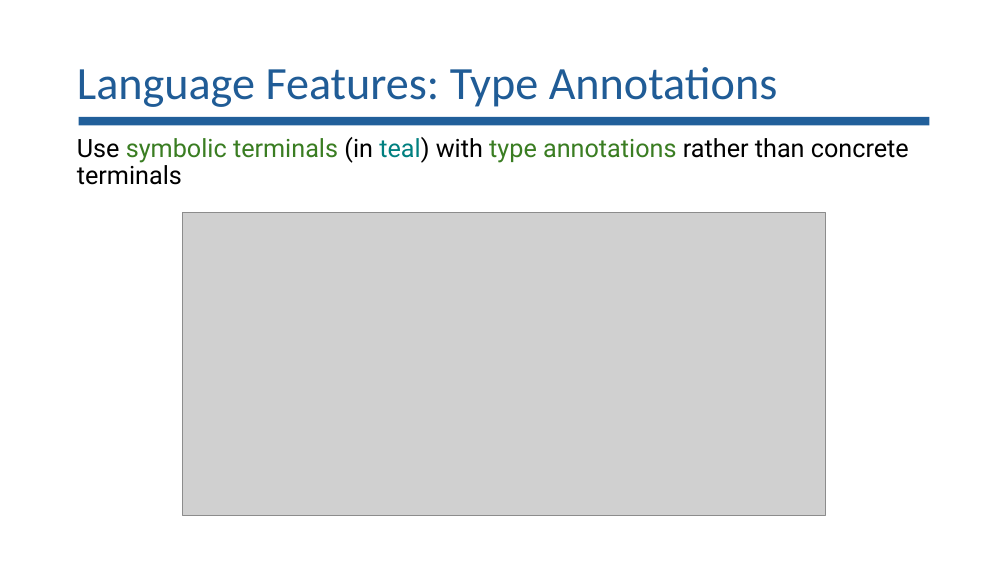
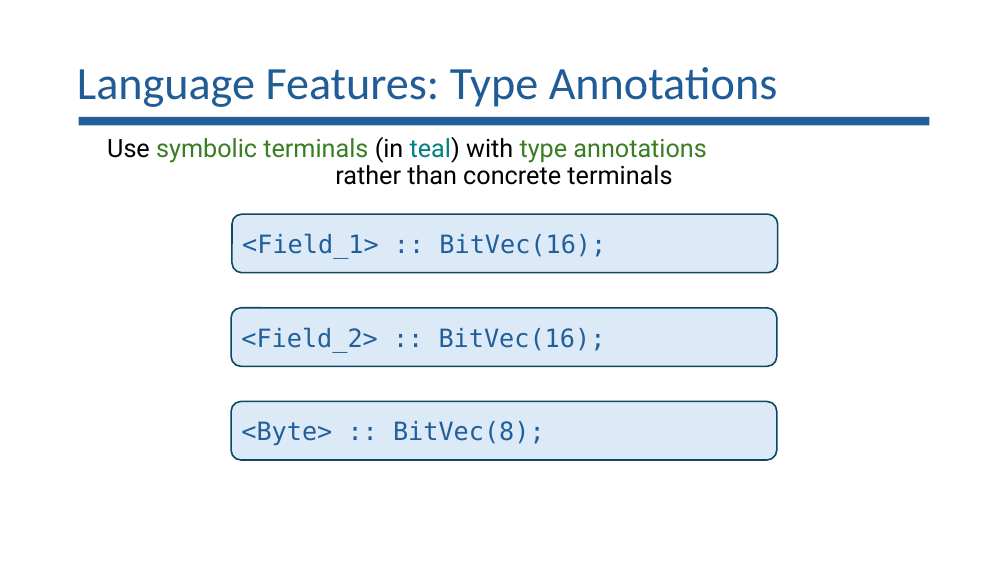
Before and after one commit to lorchrob/goblin_slides, a slide deck: slide 34 of goblin_slides.pptx. Drawn at 1008x567 pixels with LibreOffice and Linux fonts; fonts in the diff are those of the drawing; grey boxes stand for pictures. Boxes give left, top, right and bottom in pixels: in the first picture for what was removed or moved away, otherwise in the second. Text is boxed around its words. In the diff, an @@ line names an element or a change of style, - is before the commit and + after.

```diff
--- a/goblin_slides.pptx
+++ b/goblin_slides.pptx
@@ text "Use symbolic terminals (in teal) ..." at [107,137,706,185]: alignment left to centre @@
@@ picture removed at [183,212,826,516] @@
@@ rounded rectangle added at [232,214,778,272], fill #DCEAF7, outline #104760 1.5 pt, 24 pt, text #215F9A @@
+<Field_1> :: BitVec(16);
@@ rounded rectangle added at [231,308,777,366], fill #DCEAF7, outline #104760 1.5 pt, 24 pt, text #215F9A @@
+<Field_2> :: BitVec(16);
@@ rounded rectangle added at [231,402,777,460], fill #DCEAF7, outline #104760 1.5 pt, 24 pt, text #215F9A @@
+<Byte> :: BitVec(8);
```
Also in this commit, not shown: 10 other slides changed, 1 slide added.
